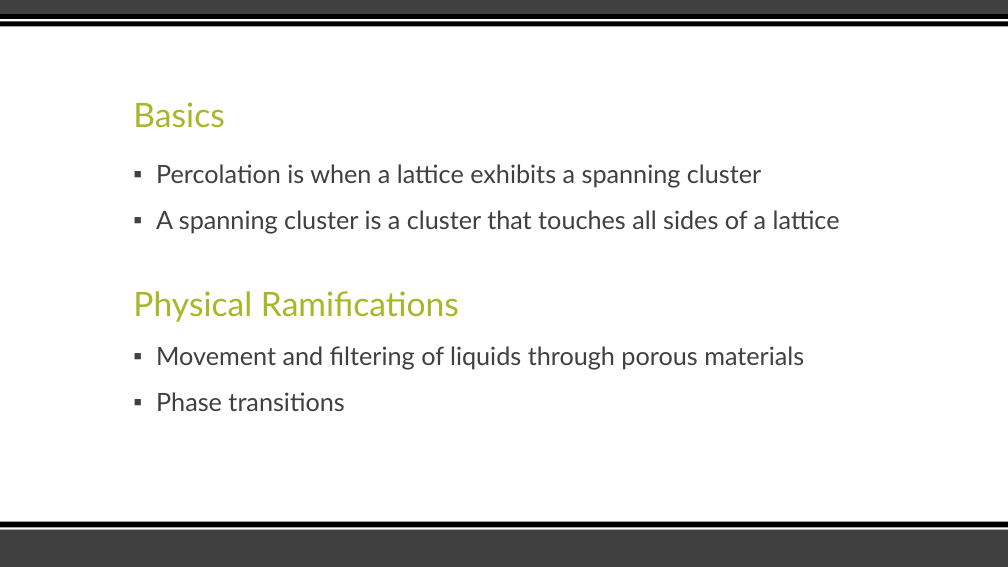
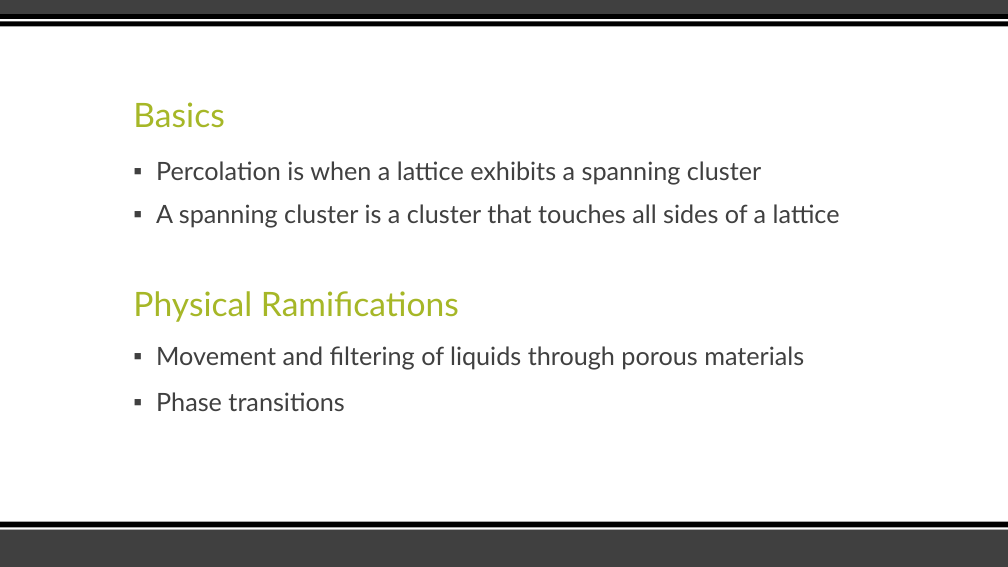
Before and after one commit to tahoeschrader/PHYS566_group4_project-1a_walk-diffusion-cluster, a slide deck: slide 4 of Percolation/Percolation_Presentation.pptx. Drawn at 1008x567 pixels with LibreOffice and Linux fonts; fonts in the diff are those of the drawing. Boxes give left, top, right and bottom in pixels: in the first picture for what was removed or moved away, otherwise in the second. Text is boxed around its words. In the diff, an @@ line names an element or a change of style, - is before the commit and + after.

```diff
--- a/Percolation/Percolation_Presentation.pptx
+++ b/Percolation/Percolation_Presentation.pptx
@@ text "Percolation is when a lattice ..." at bbox=[156, 161, 840, 228]: line spacing 0.9 to 0.8 @@
```
Also in this commit, not shown: 3 other slides changed, 3 slides added, 2 slides removed.
